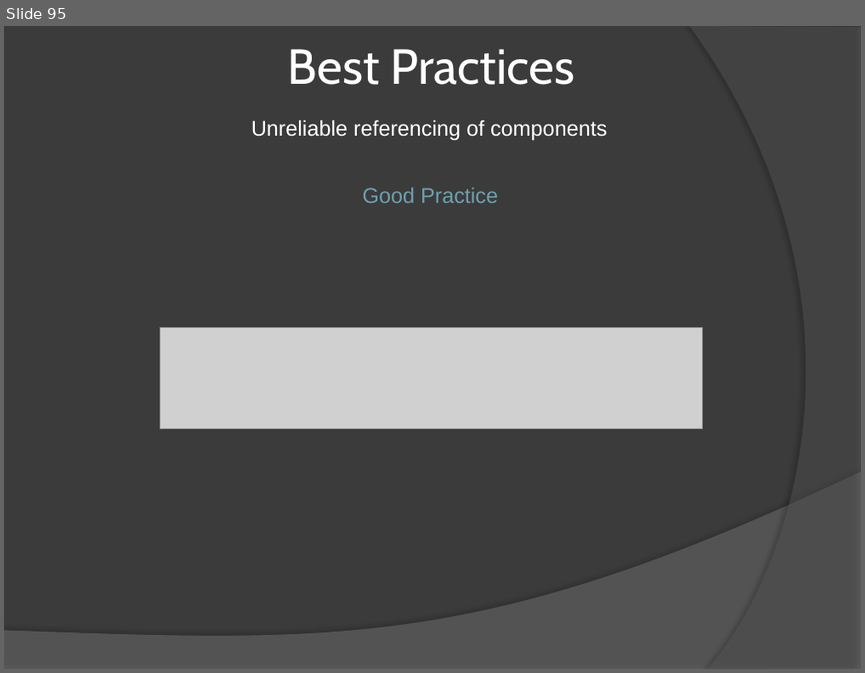
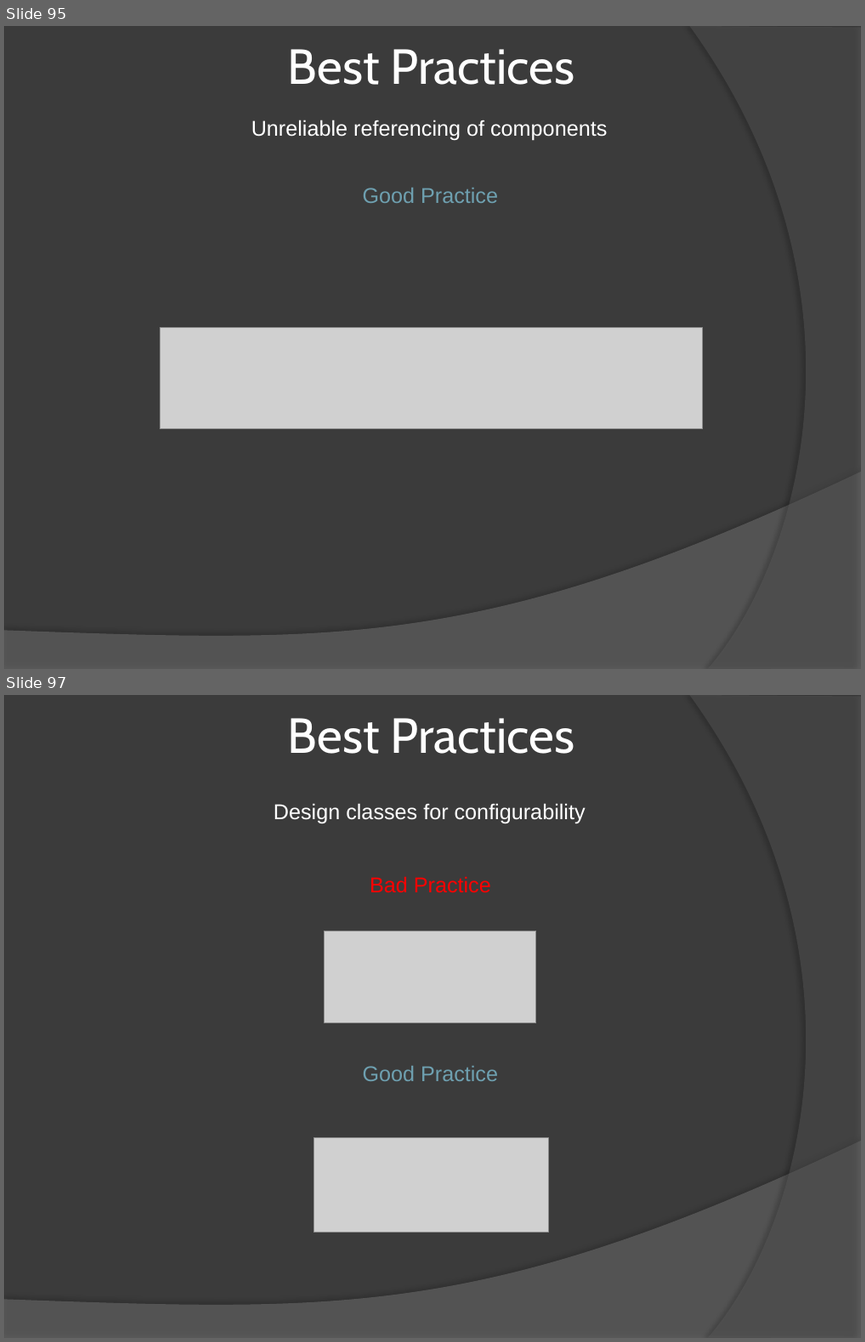
Before and after one commit to AliveboxCompany/ExtJS-Basic-to-Pro, a slide deck: Documentation/ExtJS Basic to Pro - Presentation.pptx. Shown one above the other, each under a label of ours: slide 95 before the commit, slides 95 and 97 after it; the slides between them are not shown. The pictures are 865x673 and 865x1342 pixels, drawn with LibreOffice and Linux fonts; fonts in the diff are those of the drawing; grey boxes stand for pictures. Boxes give left, top, right and bottom in pixels: in the first picture for what was removed or moved away, otherwise in the second. Text is boxed around its words. In the diff, an @@ line names an element or a change of style, - is before the commit and + after.

```diff
--- a/Documentation/ExtJS Basic to Pro - Presentation.pptx
+++ b/Documentation/ExtJS Basic to Pro - Presentation.pptx
@@ slide 97 added at <box>4,695,861,1338</box>, background #3B3B3B; not listed: 2 template elements that a slide beside it also shows @@
@@ title added at <box>288,718,574,754</box>, 41.4 pt, text #FFFFFF @@
+Best Practices
@@ text added at <box>273,803,585,823</box>, 18 pt, text #FFFFFF @@
+Design classes for configurability
@@ text added at <box>370,876,491,893</box>, 18 pt, text #FF0000 @@
+Bad Practice
@@ picture added at <box>324,930,536,1023</box> @@
@@ text added at <box>363,1066,498,1081</box>, 18 pt, text #6EA0B0 @@
+Good Practice
@@ picture added at <box>314,1138,548,1232</box> @@
```
Also in this commit, not shown: 3 slides changed, 1 other slide added, 1 other file.
